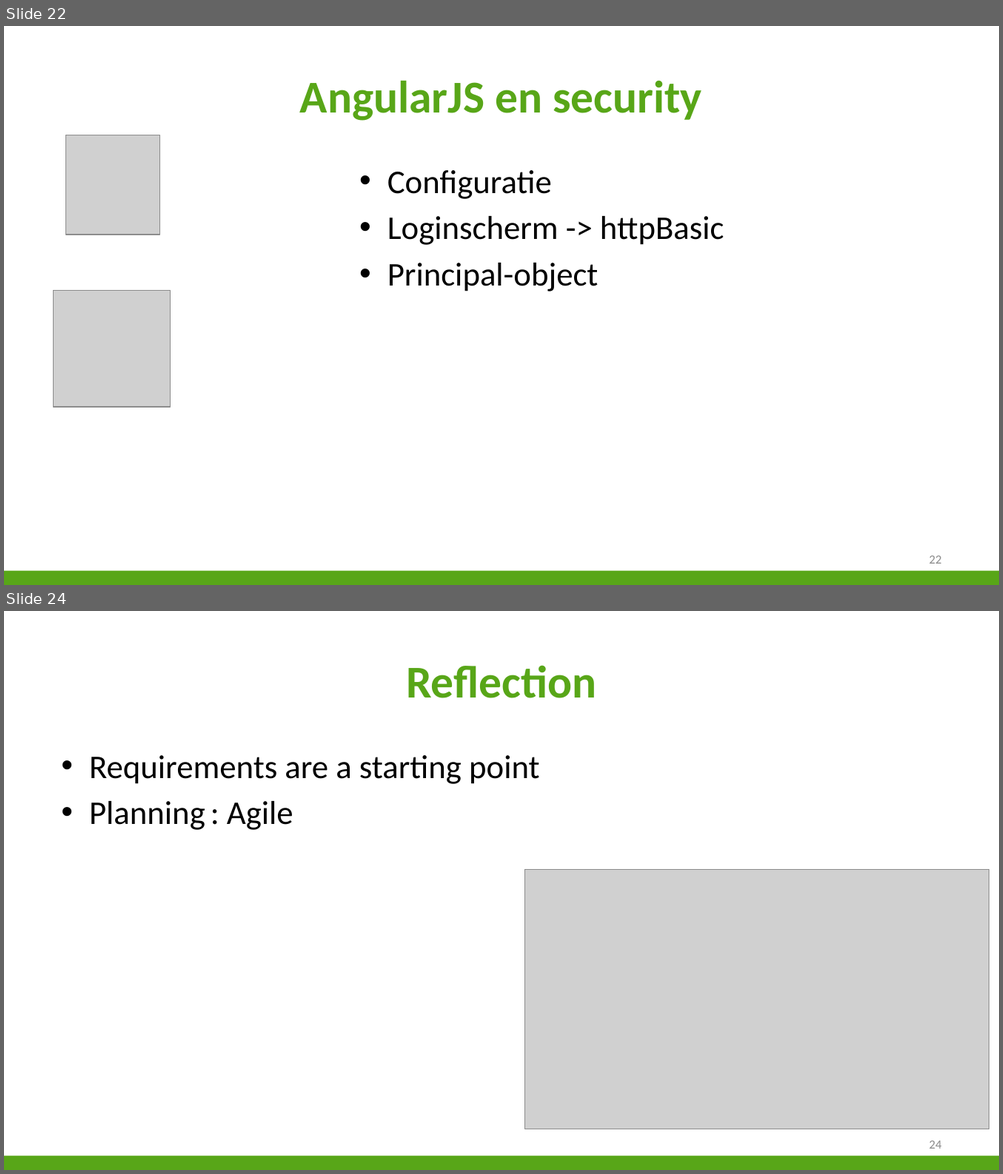
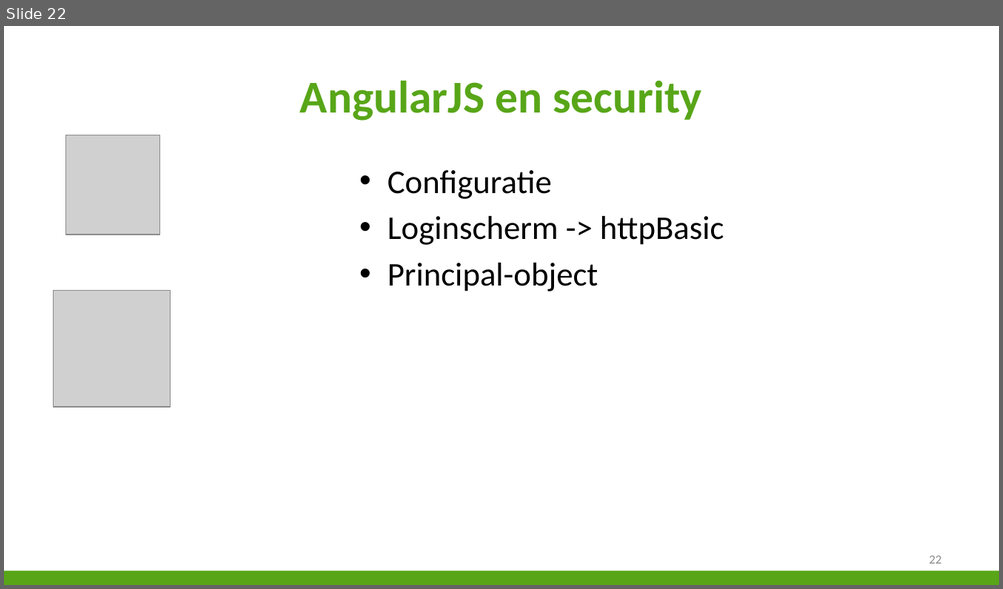
Before and after one commit to niekvandael/iTalent, a slide deck: italent/documents/Presentatie/Presentatie.pptx. Shown one above the other, each under a label of ours: slides 22 and 24 before the commit, slide 22 after it; the slides between them are not shown. The pictures are 1003x1174 and 1003x589 pixels, drawn with LibreOffice and Linux fonts; fonts in the diff are those of the drawing; grey boxes stand for pictures; background and template pictures are left out. Boxes give left, top, right and bottom in pixels: in the first picture for what was removed or moved away, otherwise in the second. Text is boxed around its words. In the diff, an @@ line names an element or a change of style, - is before the commit and + after.

```diff
--- a/italent/documents/Presentatie/Presentatie.pptx
+++ b/italent/documents/Presentatie/Presentatie.pptx
@@ slide 24 removed at [4,611,999,1170], background #FFFFFF; not listed: 1 template element that a slide beside it also shows @@
@@ title removed at [406,665,596,698] @@
-Reflection
@@ text removed at [89,755,539,830] @@
-• Requirements are a starting point
-• Planning : Agile
@@ picture removed at [525,870,989,1130] @@
@@ page number removed at [929,1141,942,1149] @@
-24
```
Also in this commit, not shown: 7 slides changed, 2 slides added, 8 other slides removed, 2 other files.
